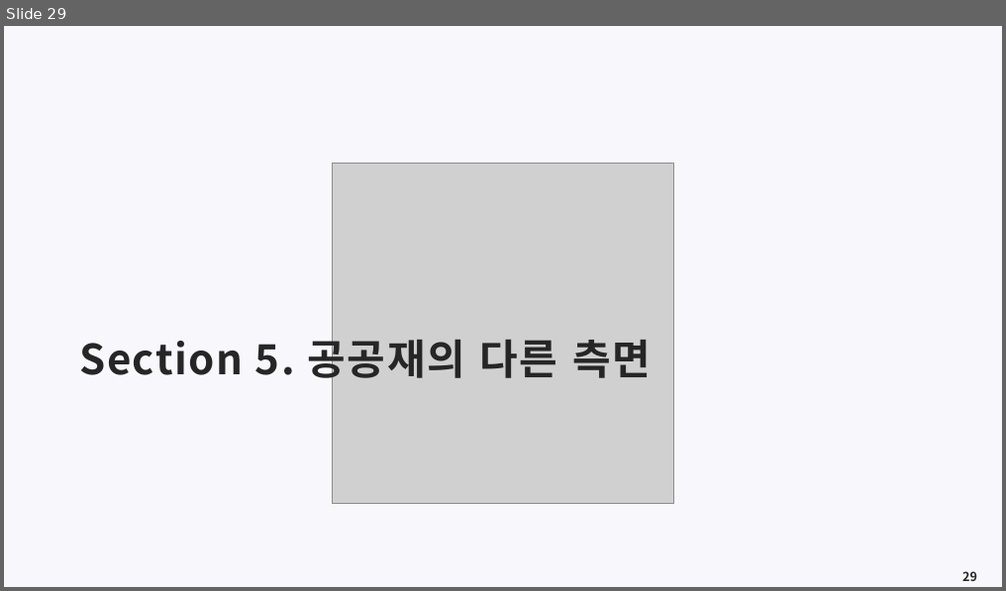
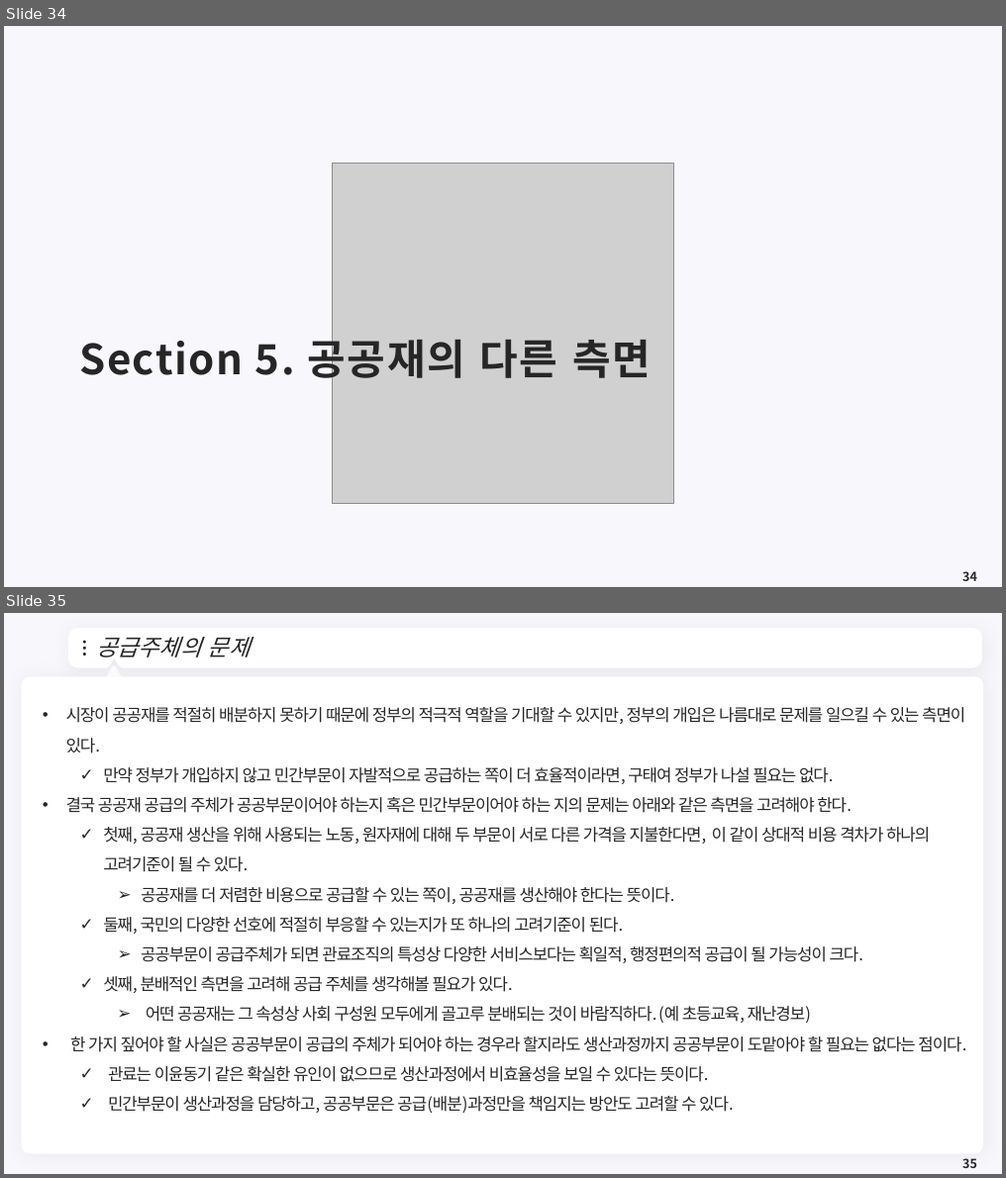
Before and after one commit to meandthey/Teaching, a slide deck: 재정학/01_Lectures/재정학_Chapter_4.pptx. Shown one above the other, each under a label of ours: slide 29 before the commit, slides 34 and 35 after it. The pictures are 1006x591 and 1006x1178 pixels, drawn with LibreOffice and Linux fonts; fonts in the diff are those of the drawing; grey boxes stand for pictures; background and template pictures are left out. Boxes give left, top, right and bottom in pixels: in the first picture for what was removed or moved away, otherwise in the second. Text is boxed around its words. In the diff, an @@ line names an element or a change of style, - is before the commit and + after.

```diff
--- a/재정학/01_Lectures/재정학_Chapter_4.pptx
+++ b/재정학/01_Lectures/재정학_Chapter_4.pptx
@@ slide 35 added at bbox=[4, 613, 1002, 1174], background #F8F7FC @@
@@ freeform shape added at bbox=[72, 632, 979, 664], fill #FFFFFF, outline #FFFFFF 7.25 pt @@
@@ ellipse added at bbox=[83, 641, 86, 644], fill #262626 @@
@@ title added at bbox=[96, 637, 250, 658], 22 pt, text #262626, italic @@
+공급주체의 문제
@@ ellipse added at bbox=[83, 647, 86, 650], fill #262626 @@
@@ ellipse added at bbox=[83, 653, 86, 656], fill #262626 @@
@@ triangle added at bbox=[105, 667, 122, 682], fill #FFFFFF, outline #FFFFFF 3.75 pt @@
@@ freeform shape added at bbox=[958, 643, 967, 655], fill #FFFFFF @@
@@ rounded rectangle added at bbox=[21, 676, 984, 1155], fill #FFFFFF @@
@@ text added at bbox=[66, 707, 966, 1113], 16 pt, text #262626 @@
+• 시장이 공공재를 적절히 배분하지 못하기 때문에 정부의 적극적 역할을 기대할 수 있지만, 정부의 개입은 나름대로 문제를 일으킬 수 있는 측면이 있다.
+  ✓ 만약 정부가 개입하지 않고 민간부문이 자발적으로 공급하는 쪽이 더 효율적이라면, 구태여 정부가 나설 필요는 없다.
+• 결국 공공재 공급의 주체가 공공부문이어야 하는지 혹은 민간부문이어야 하는 지의 문제는 아래와 같은 측면을 고려해야 한다.
+  ✓ 첫째, 공공재 생산을 위해 사용되는 노동, 원자재에 대해 두 부문이 서로 다른 가격을 지불한다면, 이 같이 상대적 비용 격차가 하나의 고려기준이 될 수 있다.
+    ➢ 공공재를 더 저렴한 비용으로 공급할 수 있는 쪽이, 공공재를 생산해야 한다는 뜻이다.
+  ✓ 둘째, 국민의 다양한 선호에 적절히 부응할 수 있는지가 또 하나의 고려기준이 된다.
+    ➢ 공공부문이 공급주체가 되면 관료조직의 특성상 다양한 서비스보다는 획일적, 행정편의적 공급이 될 가능성이 크다.
+  ✓ 셋째, 분배적인 측면을 고려해 공급 주체를 생각해볼 필요가 있다.
+    ➢ 어떤 공공재는 그 속성상 사회 구성원 모두에게 골고루 분배되는 것이 바람직하다. (예 초등교육, 재난경보)
+• 한 가지 짚어야 할 사실은 공공부문이 공급의 주체가 되어야 하는 경우라 할지라도 생산과정까지 공공부문이 도맡아야 할 필요는 없다는 점이다.
+  ✓ 관료는 이윤동기 같은 확실한 유인이 없으므로 생산과정에서 비효율성을 보일 수 있다는 뜻이다.
+  ✓ 민간부문이 생산과정을 담당하고, 공공부문은 공급(배분)과정만을 책임지는 방안도 고려할 수 있다.
@@ page number added at bbox=[962, 1158, 977, 1168], 12 pt, text #262626, bold @@
+35
@@ what was slide 29 is now slide 34 @@
@@ page number at bbox=[962, 571, 977, 581]: text changed @@
-29
+34
```
Also in this commit, not shown: 1 slide changed, 7 other slides added.
